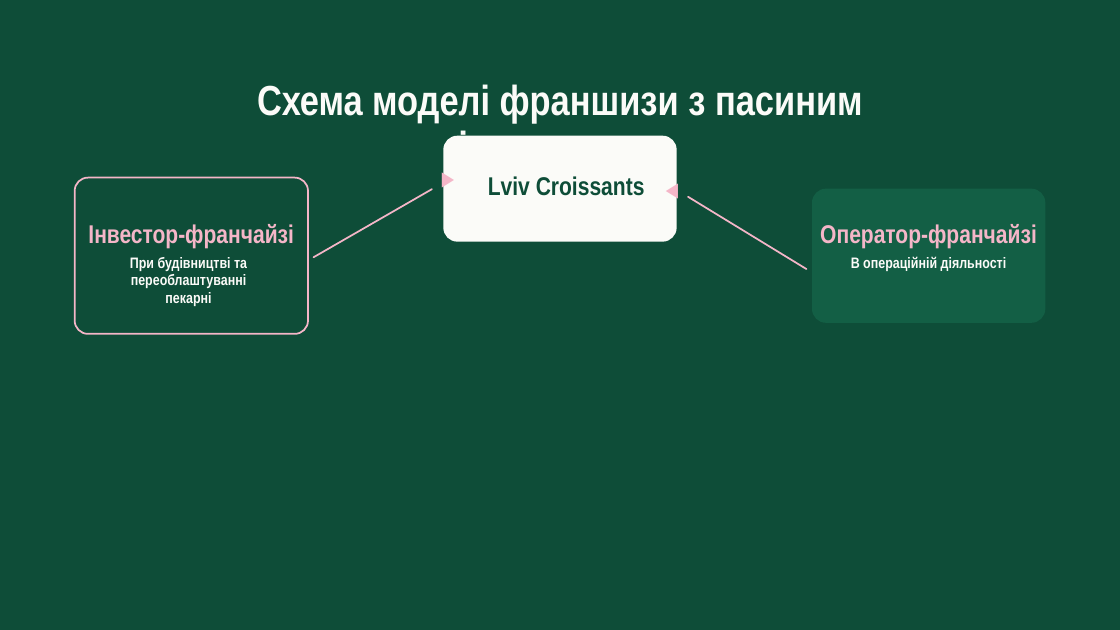
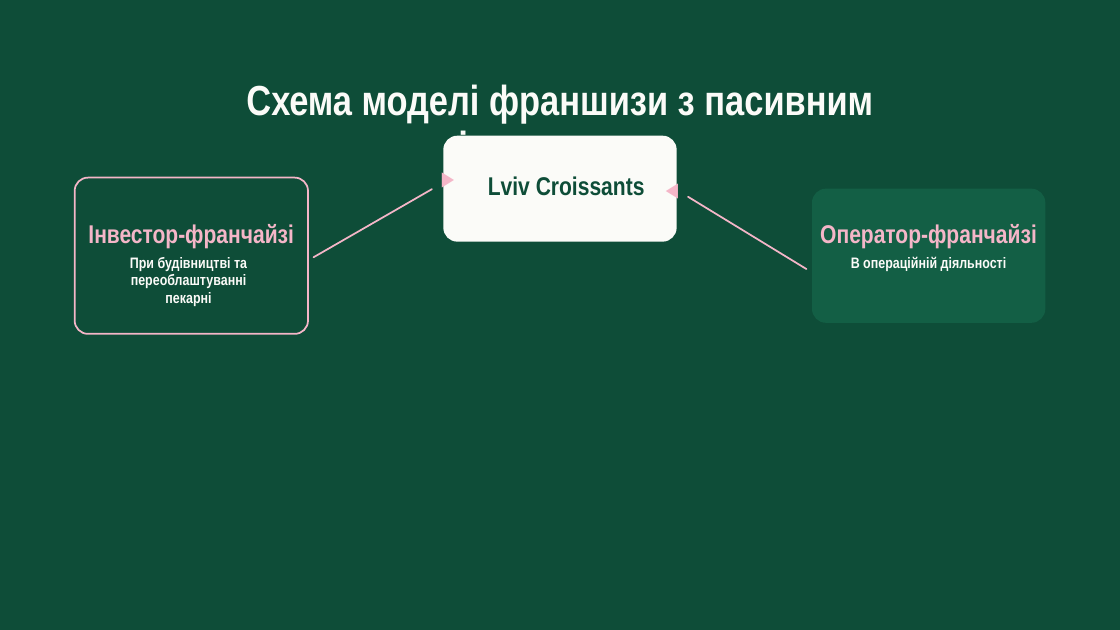
Before and after one commit to denfidiriv-cmyk/xcrypto, a slide deck: slide 24 of presentation_latest.pptx. Drawn at 1120x630 pixels with LibreOffice and Linux fonts; fonts in the diff are those of the drawing. Boxes give left, top, right and bottom in pixels: in the first picture for what was removed or moved away, otherwise in the second. Text is boxed around its words. In the diff, an @@ line names an element or a change of style, - is before the commit and + after.

```diff
--- a/presentation_latest.pptx
+++ b/presentation_latest.pptx
@@ text at [246,84,873,136]: text changed @@
-Cхема моделі франшизи з пасиним інвестором
+Схема моделі франшизи з пасивним інвестором
```
Also in this commit, not shown: 7 other slides changed.
